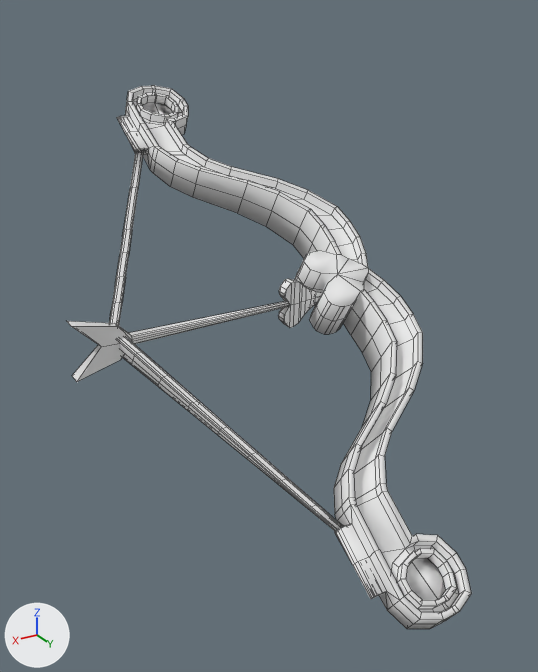
Two versions of the FBX model CupidGame/Assets/3D Assets/Bow2.fbx, one commit apart.
Rendered twice from a 50 mm lens placed at (11.79, 15.32, 6.83), pointed at (2.99, 0.66, -0.5). Lighting does not change. The marker at lower left points along +X, +Y and +Z. Both versions are drawn at full value of the shape key 'Key 1' of 'Cube.003'; the numbers are the values there. Mesh edges are drawn as thin lines. Vertices at the same position are counted once.
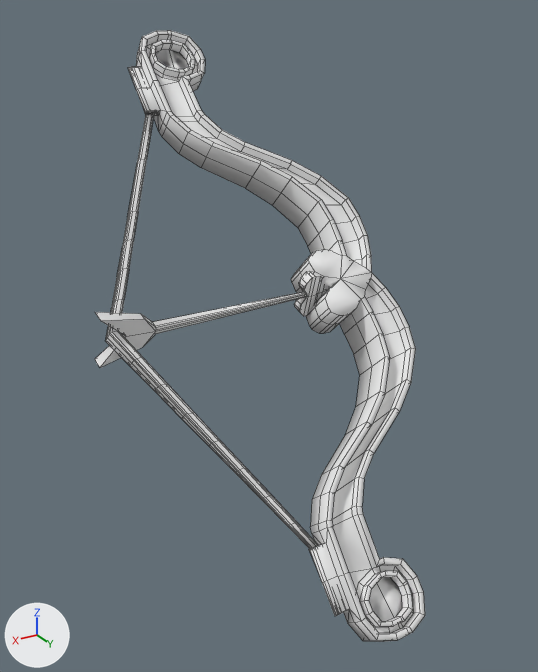
Pixel boxes (x1, y1, x2, y2) of what changed, in the pictures (538 x 672 px; the box of a moved part takes in the faces that stretch with it):
```json
{"object": "Cube.003", "change": "reshaped", "before": [67, 85, 472, 629], "after": [95, 30, 425, 642], "on screen": "18% narrower, 12% taller"}
{"part": 1, "of": "me_cube_004", "change": "moved or reshaped", "before": [117, 85, 472, 629], "after": [128, 30, 425, 642]}
{"part": 2, "of": "me_cube_004", "change": "moved or reshaped", "before": [67, 279, 322, 382], "after": [95, 271, 328, 368]}
{"part": 3, "of": "me_cube_004", "change": "moved or reshaped", "before": [109, 151, 344, 531], "after": [106, 112, 319, 549]}
```

Edits to the scene script, one JSON object a line:
```json
{"block": "me_cube_004", "where": "# used by ob_cube_003; location = (0.0, 0.0, 0.0); rotation_euler = (1.571, 0.0, 0.0), in degrees (90, 0, 0); scale = (0.01, 0.01, 0.01)"}
{"op": "remove", "block": "me_cube_004", "code": "me_cube_004.from_pydata(...)  # 1098 vertices, 1076 faces; spans x -67.0..781.0, y -474.0..488.0, z -730.0..726.0"}
{"op": "add", "block": "me_cube_004", "code": "me_cube_004.from_pydata(...)  # 1098 vertices, 1076 faces; spans x -67.0..716.0, y -626.0..645.0, z -606.0..599.0"}
{"block": "me_cube_004", "change": "me_cube_004 part 1: the loose piece of 782 vertices spanning x -67.0..400.0, y -474.0..488.0, z -730.0..726.0 is turned -14.1 degrees about the x axis through its middle, then moved by (0.0, 2.0, -2.0)"}
{"block": "me_cube_004", "change": "me_cube_004 part 2: the loose piece of 120 vertices spanning x 78.0..781.0, y -64.0..72.0, z -45.0..-1.0 is turned -14.1 degrees about the x axis through its middle, then moved by (-66.0, 6.0, 18.0)"}
{"block": "me_cube_004", "change": "me_cube_004 part 3: 2 vertices moved within x 596.0..620.0, y -85.0, z -115.0; 194 vertices removed from x 370.0..691.0, y -319.0..334.0, z -512.0..509.0; 194 vertices added at x 370.0..691.0, y -432.0..450.0, z -419.0..412.0"}
```
